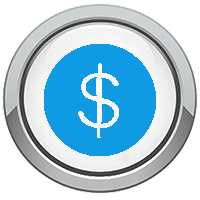
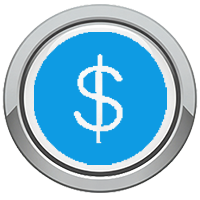
Two versions of the same layered image (200×200). Layer-by-layer changes:
painted on "图层 2" over [34, 32, 167, 165]
hid "售卖产品", painted on it over [34, 32, 167, 165]
